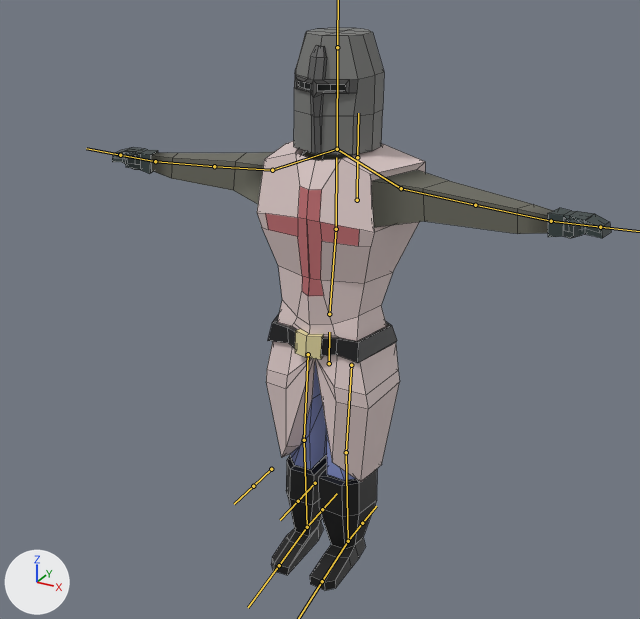
Renders of the FBX model KRON/Assets/Rendering/Models/templar.fbx from each side of a commit.
Both versions are drawn from a 50 mm camera at (1.25, -2.33, 2.09) aimed at (-0.07, 0.06, 0.9). The axes (+X, +Y, +Z) are drawn at lower left. The lights are the same throughout. The bones that bend it are drawn over the model as lines. Mesh edges are drawn as thin lines.
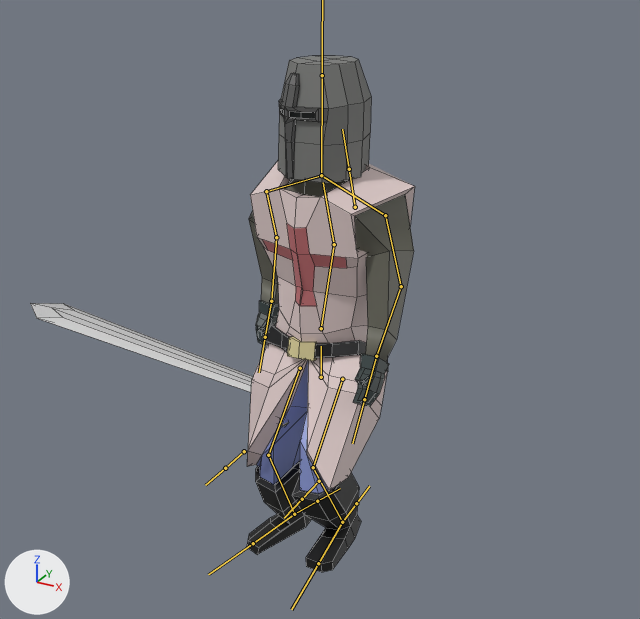
The newer file adds an action. The first version stands in its rest pose; the second is drawn at frame 29 of the action 'Armature|rotaRight'.

The edits, one by one:
Bone 'root' (bone_root) moves from (0.0, 0.0, 0.0) to (-0.032, -0.06, 0.0).
Bone 'spine 1' (bone_spine_1) turns from (0, 0, 0) to (-7, -6, -1) degrees about its own x, y and z.
Bone 'spine 2' (bone_spine_2) turns from (0, 0, 0) to (24, 0, 0) degrees about its own x, y and z.
Bone 'head' (bone_head) turns from (0, 0, 0) to (-17, -12, 4) degrees about its own x, y and z.
Bone 'UpperArm.L' (bone_upperarm_l) turns from (0, 0, 0) to (12, 4, -72) degrees about its own x, y and z.
Bone 'LowerArm.L' (bone_lowerarm_l) turns from (0, 0, 0) to (28, 0, -15) degrees about its own x, y and z.
Bone 'UpperArm.R' (bone_upperarm_r) turns from (0, 0, 0) to (-11, -3, 74) degrees about its own x, y and z.
Bone 'LowerArm.R' (bone_lowerarm_r) turns from (0, 0, 0) to (29, 0, 15) degrees about its own x, y and z.
Bone 'UpperLeg.L' (bone_upperleg_l) turns from (0, 0, 0) to (48, -5, 2) degrees about its own x, y and z.
Bone 'LowerLeg.L' (bone_lowerleg_l) turns from (0, 0, 0) to (-75, 2, 2) degrees about its own x, y and z.
Bone 'Foot.L' (bone_foot_l) turns from (0, 0, 0) to (27, -2, -4) degrees about its own x, y and z.
Bone 'UpperLeg.R' (bone_upperleg_r) turns from (0, 0, 0) to (20, 13, -4) degrees about its own x, y and z.
Bone 'LowerLeg.R' (bone_lowerleg_r) turns from (0, 0, 0) to (-42, -1, -2) degrees about its own x, y and z.
Bone 'Foot.R' (bone_foot_r) turns from (0, 0, 0) to (22, 5, -4) degrees about its own x, y and z.

Pixel boxes (x1, y1, x2, y2) of what changed, in the pictures (640 x 619 px):
'Cylinder', posed (66% narrower, 8% shorter)
    before: (112, 28, 611, 590)
    after: (247, 56, 415, 572)
'sword', now drawn
    after: (30, 303, 289, 427)
    faces in mat_kron_metalic (picture img_palette_png): (30, 303, 253, 392)
bone 'root', root to tip
    before: (329, 363) to (329, 332)
    after: (321, 377) to (321, 346)
bone 'spine 1', root to tip
    before: (329, 314) to (336, 229)
    after: (321, 328) to (334, 244)
bone 'spine 2', root to tip
    before: (336, 229) to (336, 157)
    after: (334, 244) to (323, 182)
bone 'head', root to tip
    before: (337, 149) to (337, 47)
    after: (321, 175) to (322, 75)
bone 'UpperArm.L', root to tip
    before: (401, 188) to (475, 205)
    after: (385, 215) to (401, 286)
bone 'LowerArm.L', root to tip
    before: (475, 205) to (551, 221)
    after: (401, 286) to (376, 356)
bone 'UpperArm.R', root to tip
    before: (272, 170) to (214, 166)
    after: (266, 191) to (276, 237)
bone 'LowerArm.R', root to tip
    before: (214, 166) to (155, 161)
    after: (276, 237) to (271, 301)
bone 'UpperLeg.L', root to tip
    before: (351, 365) to (346, 452)
    after: (342, 379) to (313, 467)
bone 'LowerLeg.L', root to tip
    before: (346, 452) to (348, 541)
    after: (313, 467) to (342, 522)
bone 'Foot.L', root to tip
    before: (348, 541) to (322, 581)
    after: (342, 522) to (318, 563)
bone 'UpperLeg.R', root to tip
    before: (308, 354) to (304, 440)
    after: (300, 368) to (268, 455)
bone 'LowerLeg.R', root to tip
    before: (304, 440) to (307, 527)
    after: (268, 455) to (294, 514)
bone 'Foot.R', root to tip
    before: (307, 527) to (279, 565)
    after: (294, 514) to (253, 543)
